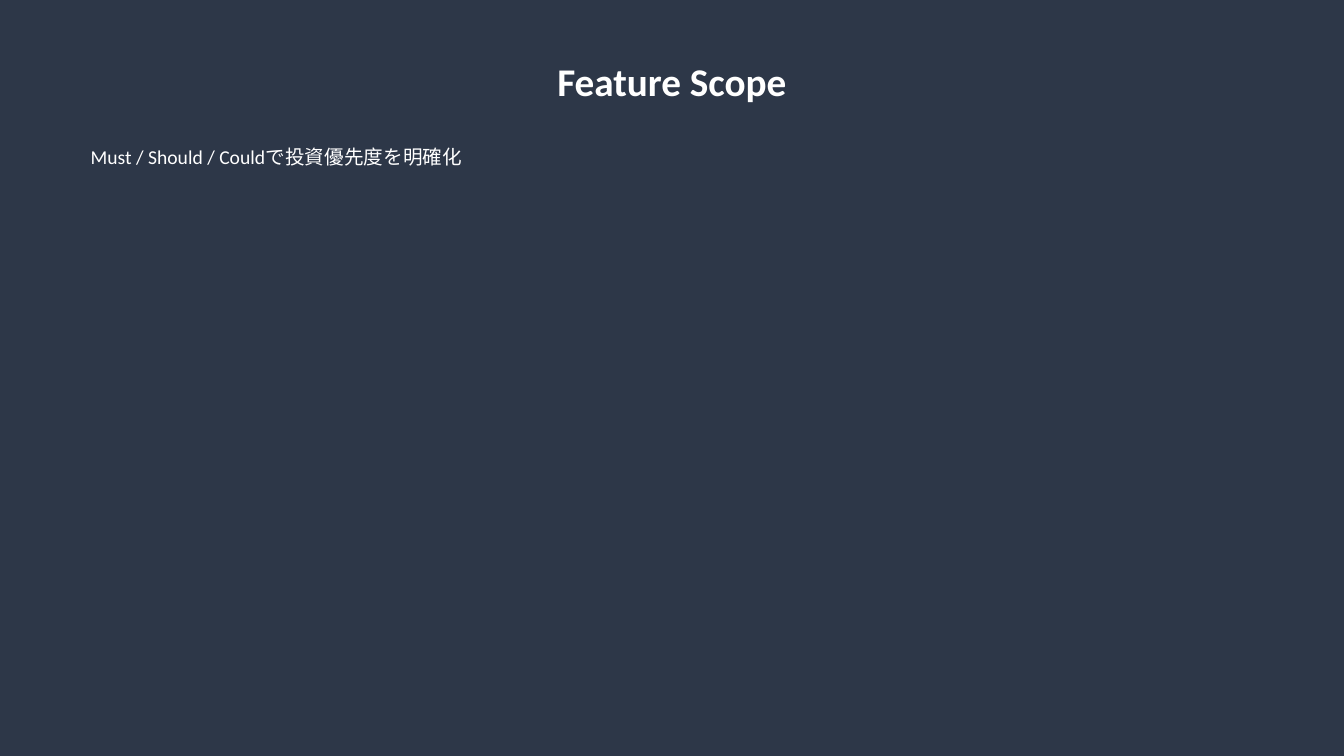
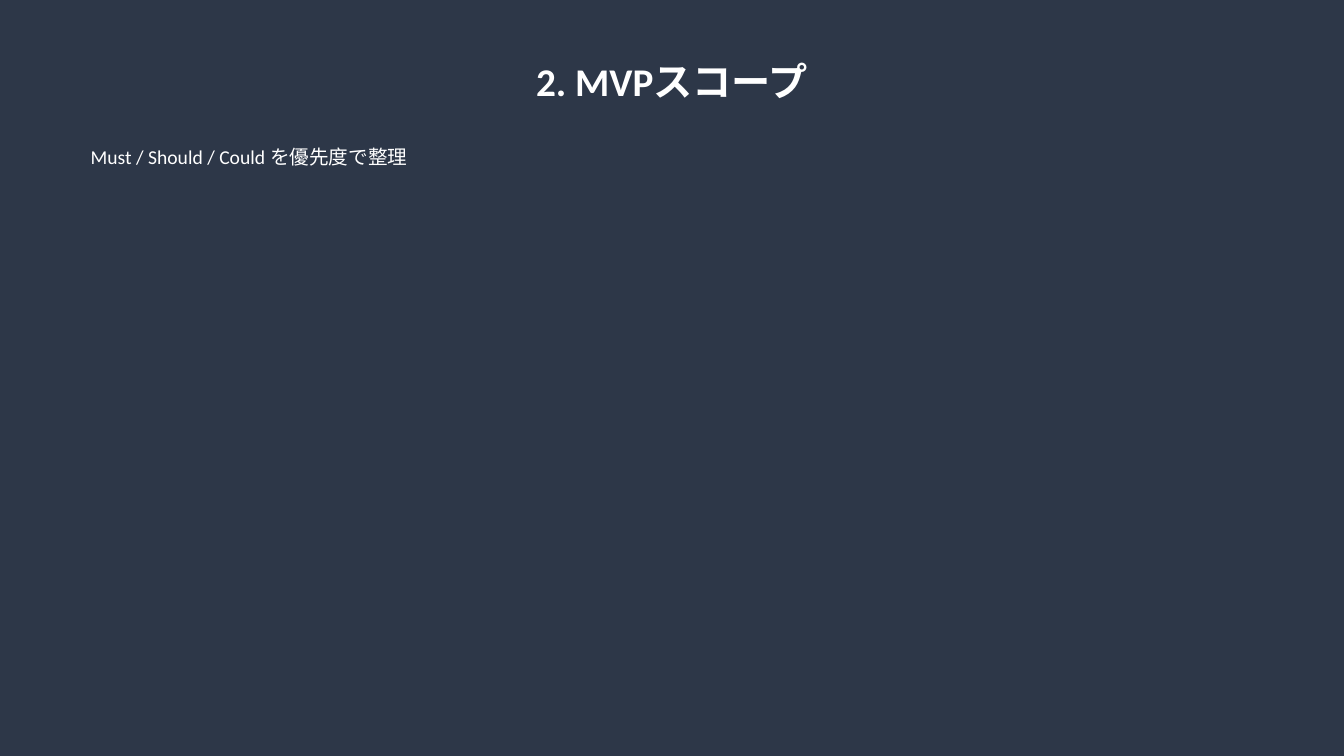
Before and after one commit to shinq3/idea-compiler, a slide deck: slide 6 of documents/doc-3-feature_proposal.pptx. Drawn at 1344x756 pixels with LibreOffice and Linux fonts; fonts in the diff are those of the drawing. Boxes give left, top, right and bottom in pixels: in the first picture for what was removed or moved away, otherwise in the second. Text is boxed around its words. In the diff, an @@ line names an element or a change of style, - is before the commit and + after.

```diff
--- a/documents/doc-3-feature_proposal.pptx
+++ b/documents/doc-3-feature_proposal.pptx
@@ text at (x1=536, y1=63, x2=807, y2=98): text changed @@
-Feature Scope
+2. MVPスコープ
@@ text at (x1=91, y1=147, x2=407, y2=166): text changed @@
-Must / Should / Couldで投資優先度を明確化
+Must / Should / Could を優先度で整理
```
Also in this commit, not shown: 14 other slides changed, 4 slides added, 3 slides removed, 1 other file.
